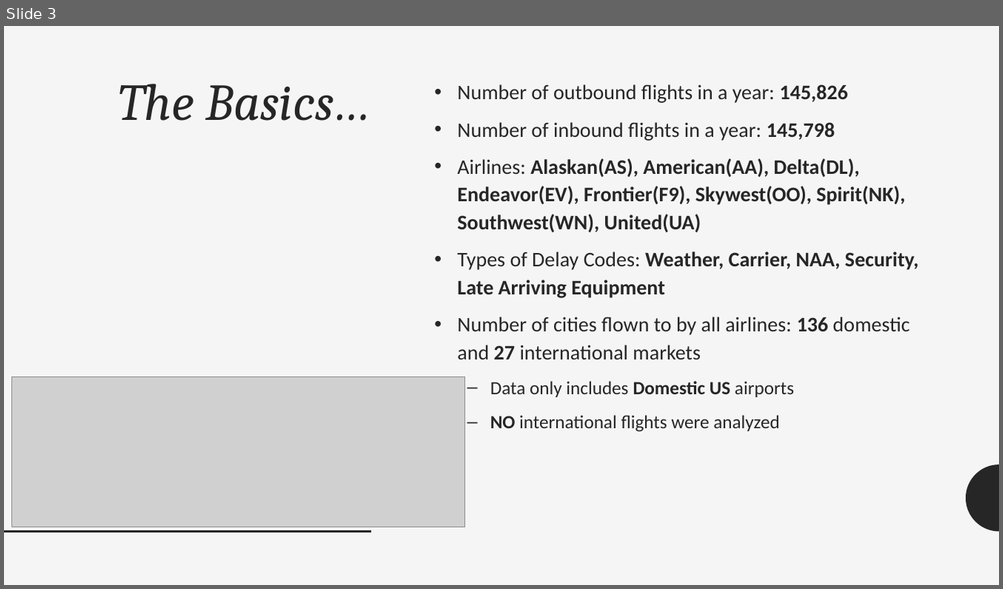
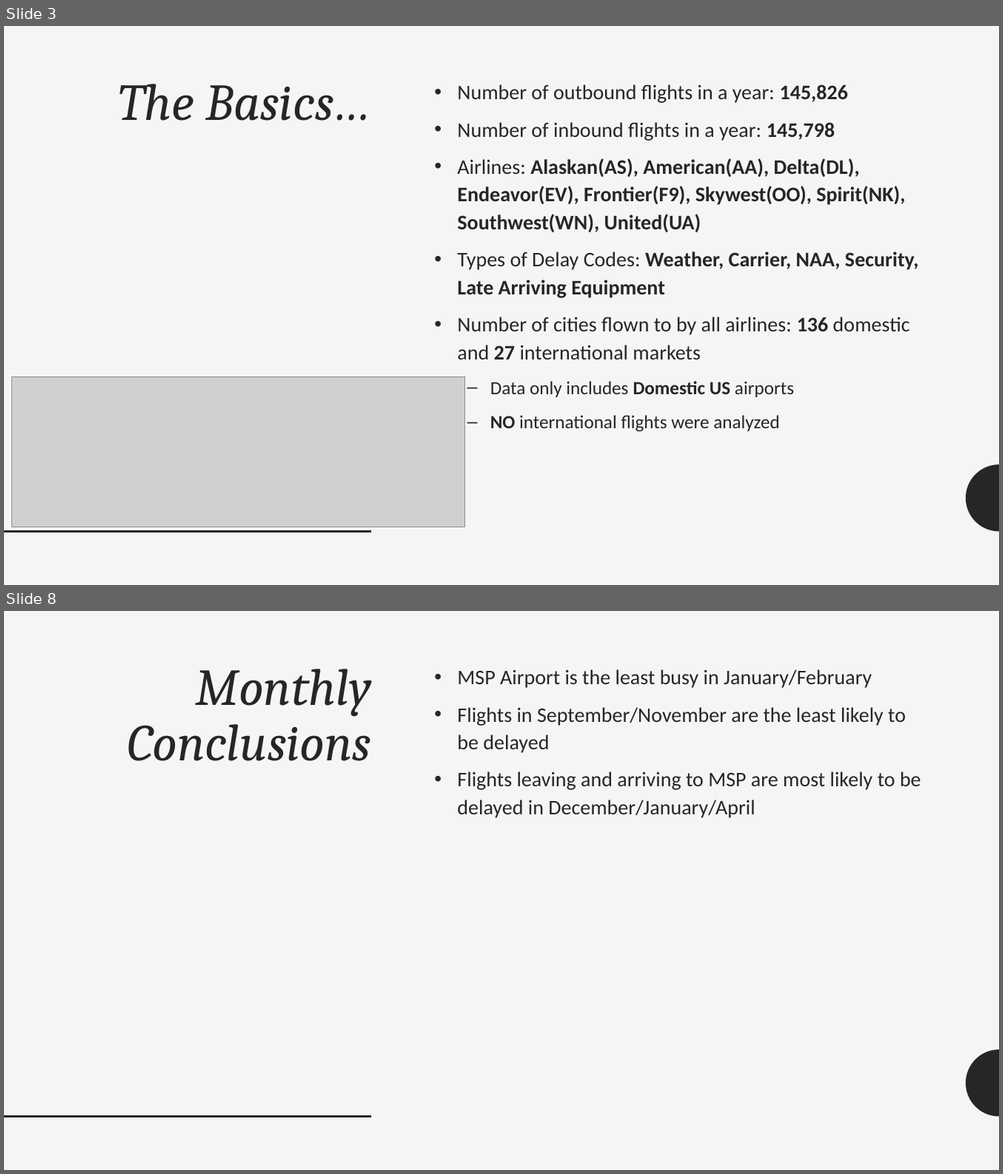
Before and after one commit to HWspam/Delorean, a slide deck: Delay Analysis Team Delorean.pptx. Shown one above the other, each under a label of ours: slide 3 before the commit, slides 3 and 8 after it; the slides between them are not shown. The pictures are 1003x589 and 1003x1174 pixels, drawn with LibreOffice and Linux fonts; fonts in the diff are those of the drawing; grey boxes stand for pictures. Boxes give left, top, right and bottom in pixels: in the first picture for what was removed or moved away, otherwise in the second. Text is boxed around its words. In the diff, an @@ line names an element or a change of style, - is before the commit and + after.

```diff
--- a/Delay Analysis Team Delorean.pptx
+++ b/Delay Analysis Team Delorean.pptx
@@ slide 8 added at box(4, 611, 999, 1170), background #F5F5F5; not listed: 2 template elements that a slide beside it also shows @@
@@ title added at box(128, 669, 372, 761), 50 pt, text #262626, italic @@
+Monthly Conclusions
@@ text added at box(457, 669, 921, 818), 20 pt, text #262626 @@
+• MSP Airport is the least busy in January/February
+• Flights in September/November are the least likely to be delayed
+• Flights leaving and arriving to MSP are most likely to be delayed in December/January/April
```
Also in this commit, not shown: 17 other slides added, 19 slides removed, 7 other files.
